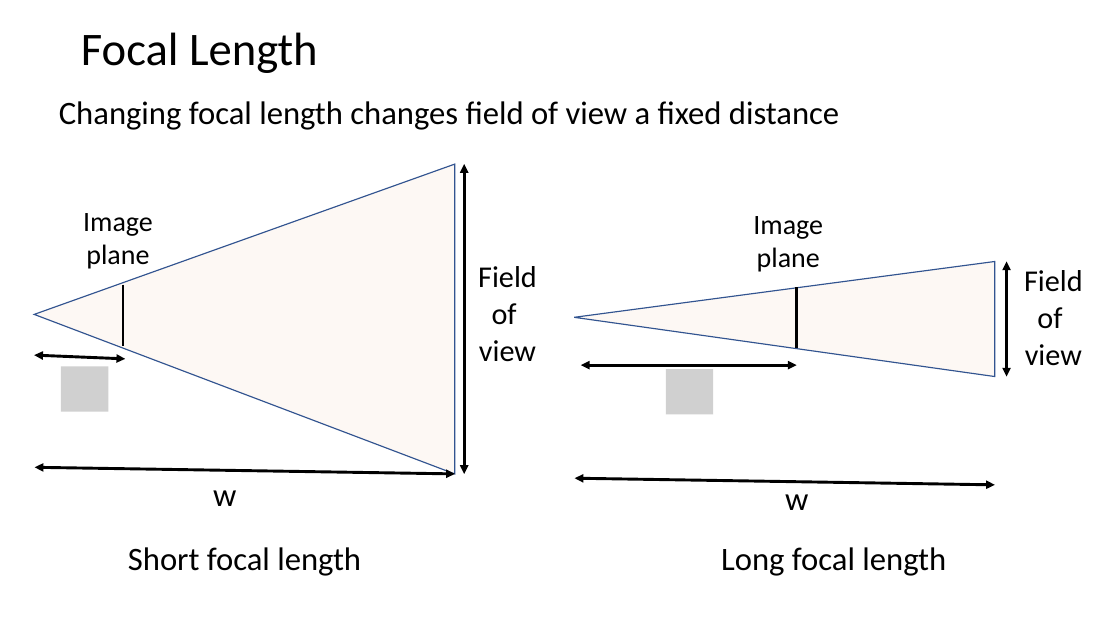
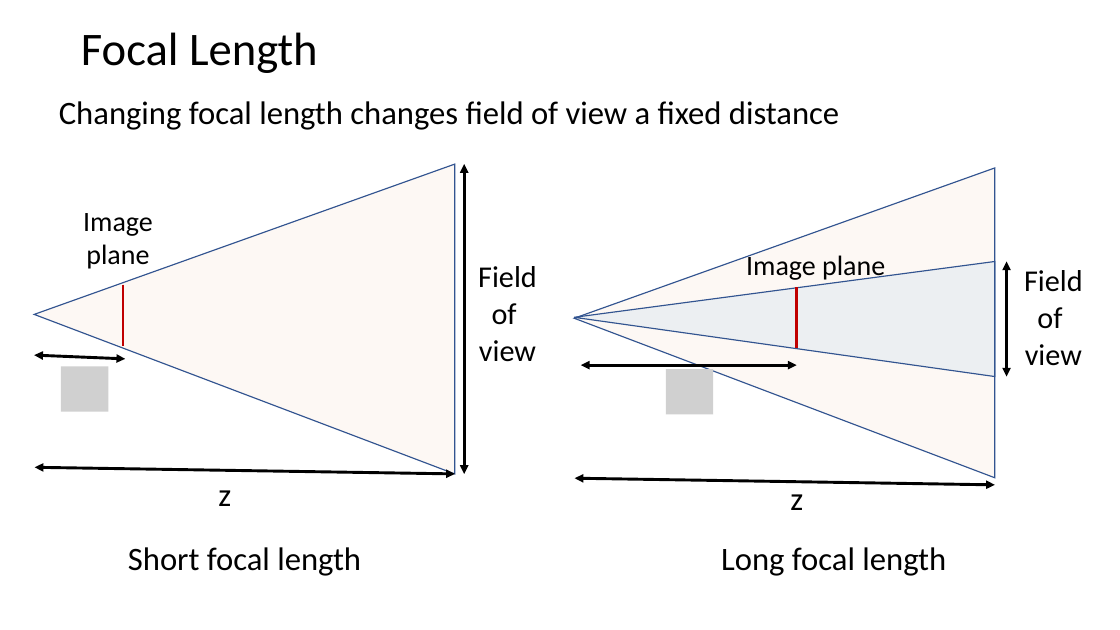
Before and after one commit to StephenElston/CSCI-E25, a slide deck: slide 19 of Slides/9_HomographyProjection.pptx (slide 15 before the commit). Drawn at 1120x630 pixels with LibreOffice and Linux fonts; fonts in the diff are those of the drawing; grey boxes stand for pictures. Boxes give left, top, right and bottom in pixels: in the first picture for what was removed or moved away, otherwise in the second. Text is boxed around its words. In the diff, an @@ line names an element or a change of style, - is before the commit and + after.

```diff
--- a/Slides/9_HomographyProjection.pptx
+++ b/Slides/9_HomographyProjection.pptx
@@ triangle added at bbox=[575, 168, 996, 478], fill #FBE5D6 at 25% opacity, outline #325491 1 pt @@
@@ triangle at bbox=[575, 261, 996, 376]: fill #FBE5D6 at 25% opacity to #BDD7EE at 25% opacity @@
@@ text "Image plane" rewrapped from bbox=[753, 216, 823, 272] to bbox=[746, 252, 885, 282] @@
@@ line (123, 285) - (123, 346): stroke #000000 2.5 pt to #C00000 2.5 pt @@
@@ line (797, 287) - (797, 349): stroke #000000 2.5 pt to #C00000 2.5 pt @@
@@ text at bbox=[218, 490, 231, 506]: text changed @@
-w
+z
@@ text at bbox=[790, 494, 803, 510]: text changed @@
-w
+z
```
Also in this commit, not shown: 3 other slides changed, 4 slides added.
